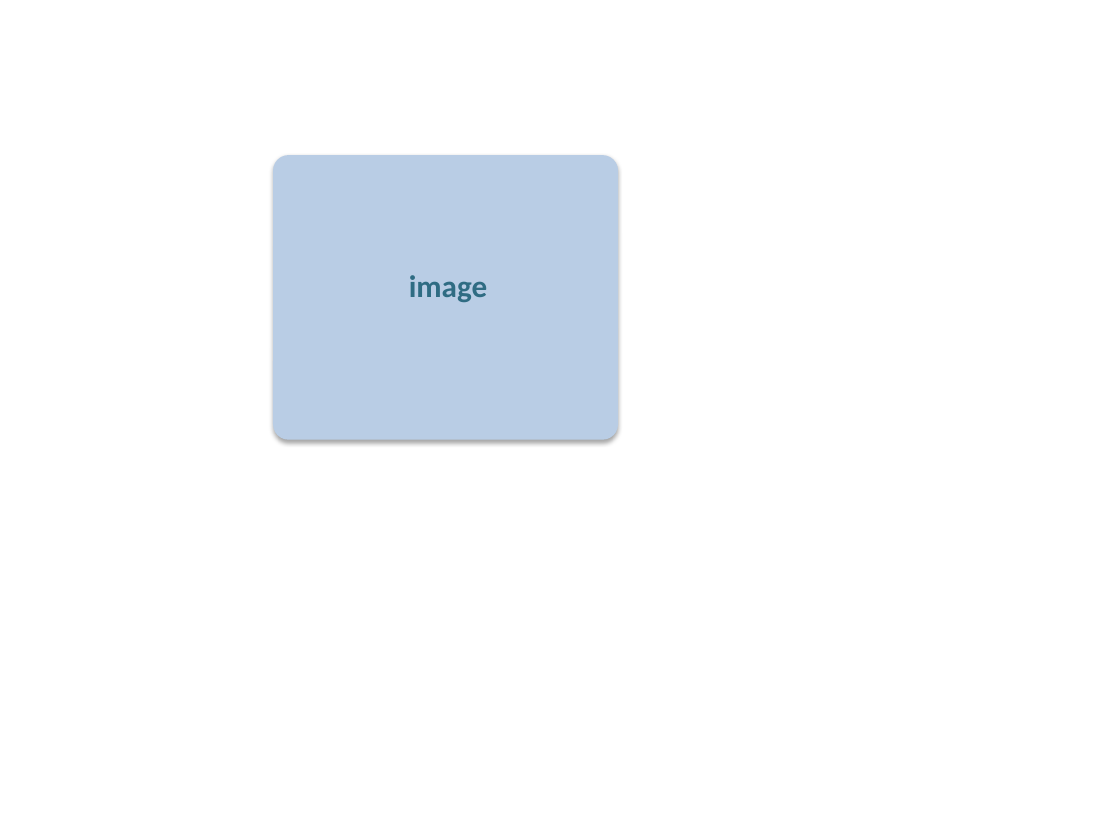
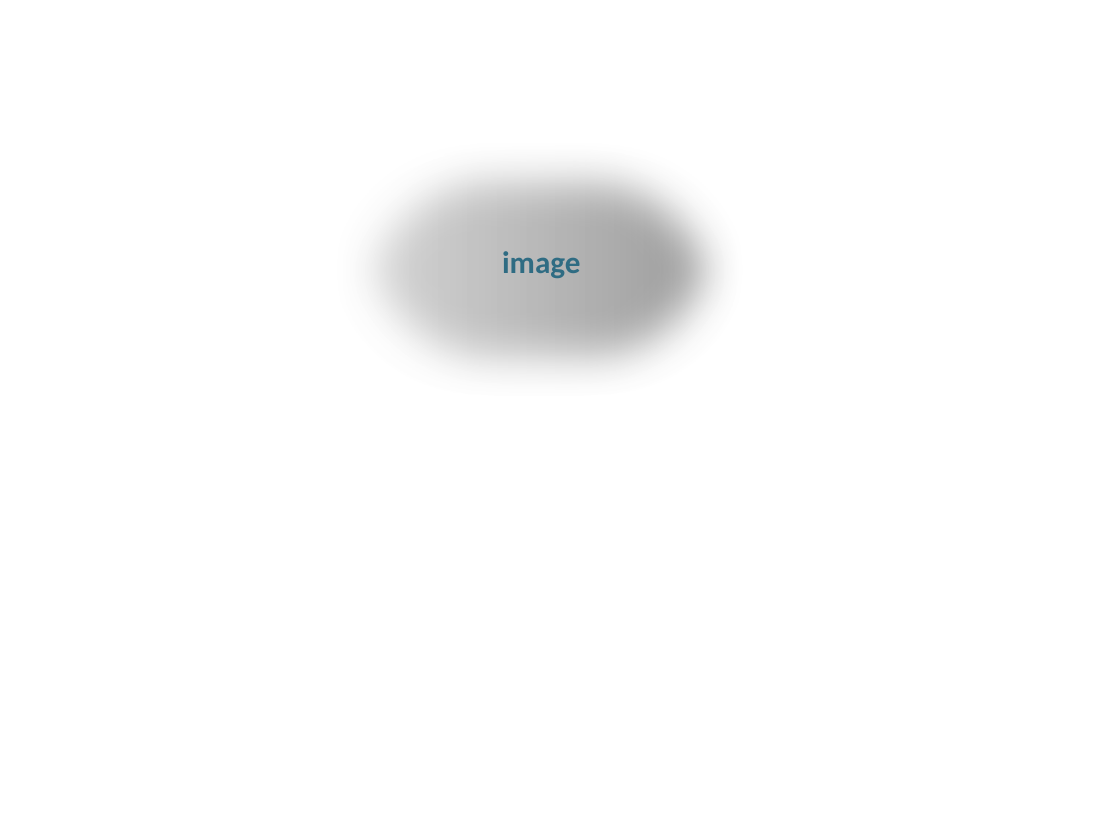
Before and after one commit to alexhfrey/Narrately_MVP, a slide deck: slide 3 of public/images/sign up button.pptx. Drawn at 1120x840 pixels with LibreOffice and Linux fonts; fonts in the diff are those of the drawing. Boxes give left, top, right and bottom in pixels: in the first picture for what was removed or moved away, otherwise in the second. Text is boxed around its words. In the diff, an @@ line names an element or a change of style, - is before the commit and + after.

```diff
--- a/public/images/sign up button.pptx
+++ b/public/images/sign up button.pptx
@@ rounded rectangle: place and size @@
-rounded rectangle at bbox=[273, 156, 618, 440]
+rounded rectangle at bbox=[324, 139, 756, 400]
@@ rounded rectangle at bbox=[324, 139, 756, 400]: fill #B9CDE5 to gradient #D9D9D9 to #808080; shadow changed; proportions changed @@
@@ text "image": place and size @@
-text "image" at bbox=[409, 275, 487, 302]
+text "image" at bbox=[502, 251, 580, 278]
```
Also in this commit, not shown: 1 slide added, 10 other files.
